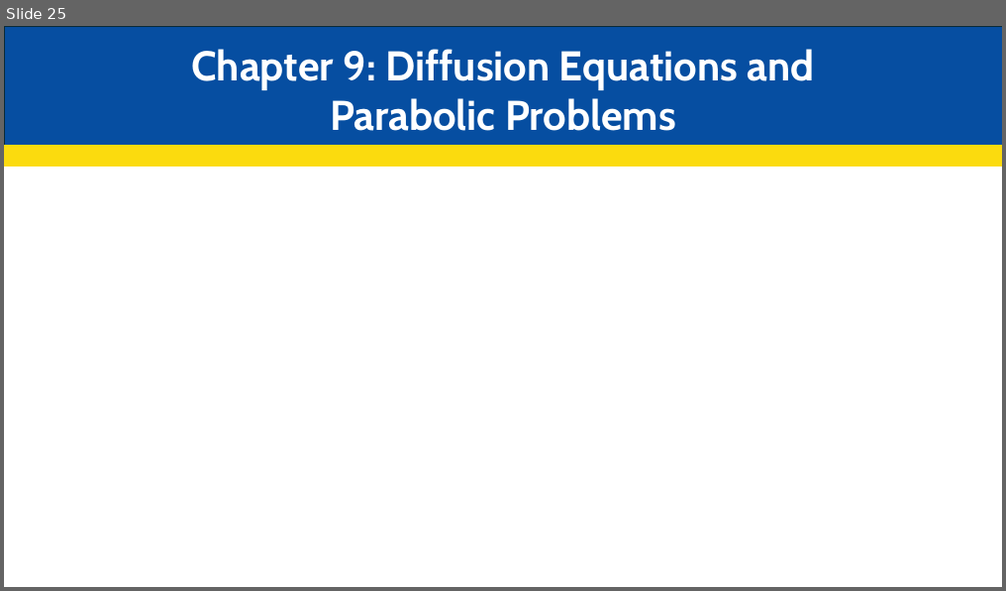
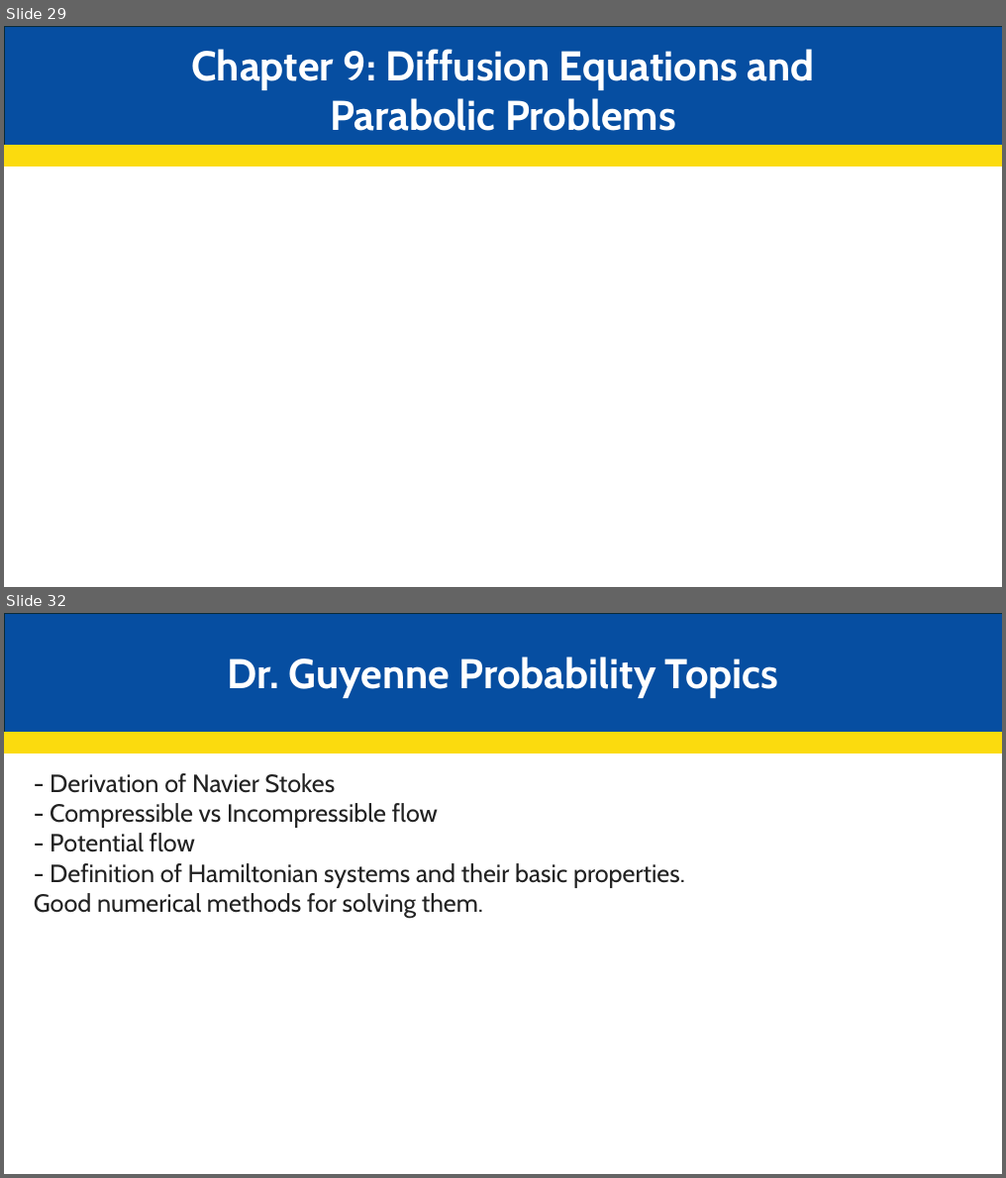
Before and after one commit to JakeCisc210/Candidacy, a slide deck: Reading Course/Presentations/Game Theory Twelve.pptx. Shown one above the other, each under a label of ours: slide 25 before the commit, slides 29 and 32 after it; the slides between them are not shown. The pictures are 1006x591 and 1006x1178 pixels, drawn with LibreOffice and Linux fonts; fonts in the diff are those of the drawing. Boxes give left, top, right and bottom in pixels: in the first picture for what was removed or moved away, otherwise in the second. Text is boxed around its words. In the diff, an @@ line names an element or a change of style, - is before the commit and + after.

```diff
--- a/Reading Course/Presentations/Game Theory Twelve.pptx
+++ b/Reading Course/Presentations/Game Theory Twelve.pptx
@@ slide 32 added at [4, 613, 1002, 1174], background #FFFFFF @@
@@ rectangle added at [5, 613, 1002, 733], fill #064EA1, outline #092A39 1.5 pt @@
@@ text added at [228, 657, 778, 698], 40 pt, text #FFFFFF, bold @@
+Dr. Guyenne Probability Topics
@@ rectangle added at [4, 733, 1002, 753], fill #FBDB0E, outline #FBDB0E 1.5 pt @@
@@ text added at [34, 773, 685, 918], 24 pt, text #222222 @@
+- Derivation of Navier Stokes
+- Compressible vs Incompressible flow
+- Potential flow
+- Definition of Hamiltonian systems and their basic properties. Good numerical methods for solving them.
@@ what was slide 25 is now slide 29 @@
```
Also in this commit, not shown: 2 slides changed, 7 other slides added, 1 slide removed, 1 other file.
